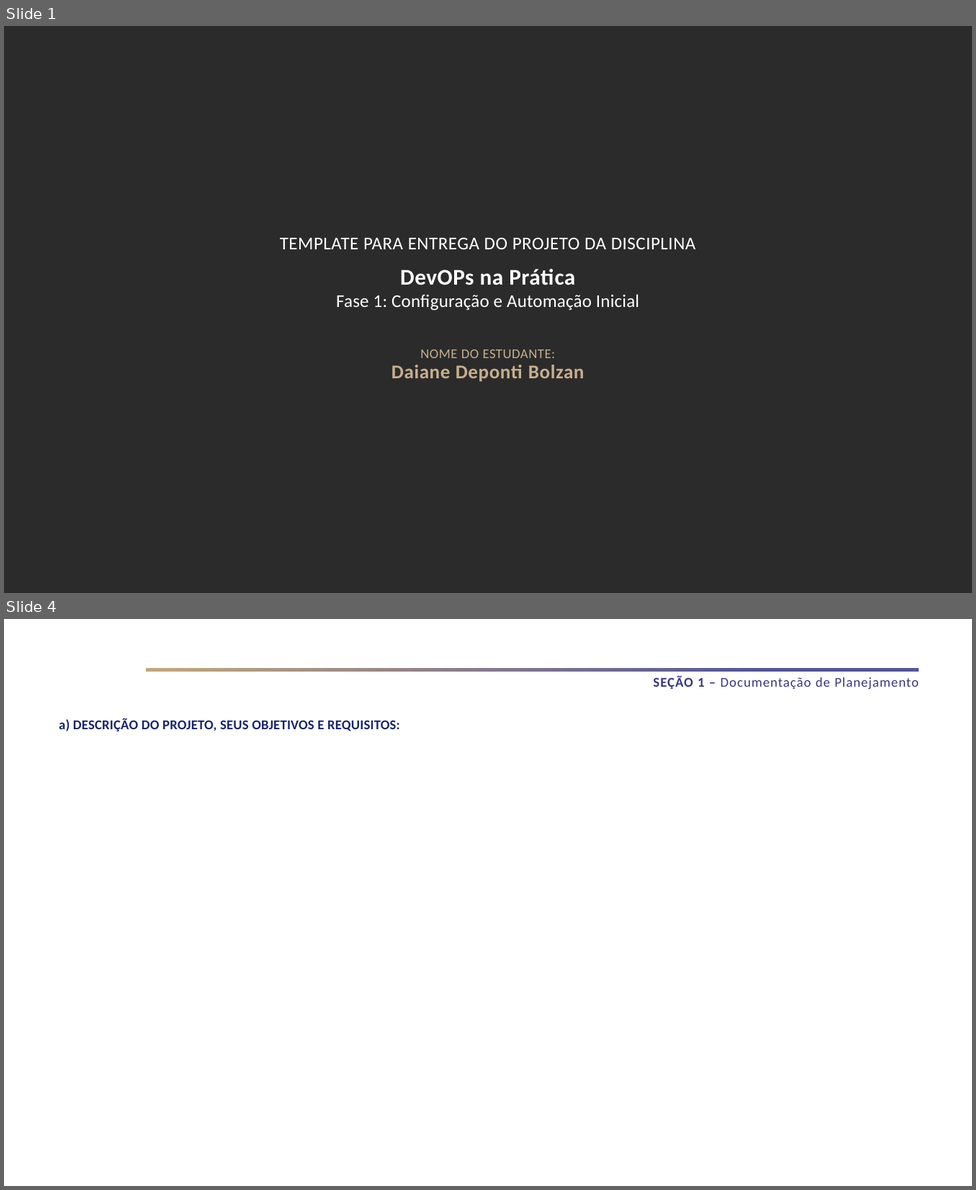
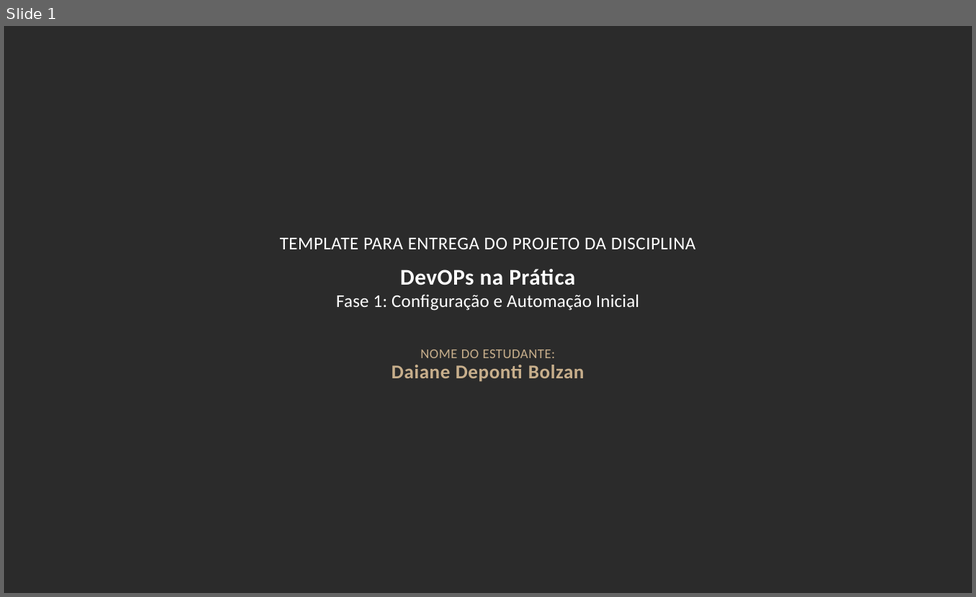
Before and after one commit to Daaaiii/Devops, a slide deck: Daiane Bolzan - Fase 1 - DevOps na Prática.pptx. Shown one above the other, each under a label of ours: slides 1 and 4 before the commit, slide 1 after it; the slides between them are not shown. The pictures are 976x1190 and 976x597 pixels, drawn with LibreOffice and Linux fonts; fonts in the diff are those of the drawing; background and template pictures are left out; a plain dark background stands for a picture behind light text. Boxes give left, top, right and bottom in pixels: in the first picture for what was removed or moved away, otherwise in the second. Text is boxed around its words. In the diff, an @@ line names an element or a change of style, - is before the commit and + after.

Commit message:
atualizando documentação da Fase 1 para incluir a conclusão da proteção da branch `main`

```diff
--- a/Daiane Bolzan - Fase 1 - DevOps na Prática.pptx
+++ b/Daiane Bolzan - Fase 1 - DevOps na Prática.pptx
@@ slide 4 removed at (x1=4, y1=619, x2=972, y2=1186), background #FFFFFF @@
@@ rectangle removed at (x1=145, y1=668, x2=918, y2=672) @@
@@ text removed at (x1=653, y1=676, x2=918, y2=689) @@
-SEÇÃO 1 – Documentação de Planejamento
@@ text removed at (x1=59, y1=718, x2=400, y2=731) @@
-a) DESCRIÇÃO DO PROJETO, SEUS OBJETIVOS E REQUISITOS:
```
Also in this commit, not shown: 14 slides added, 4 other slides removed, 1 other file.
